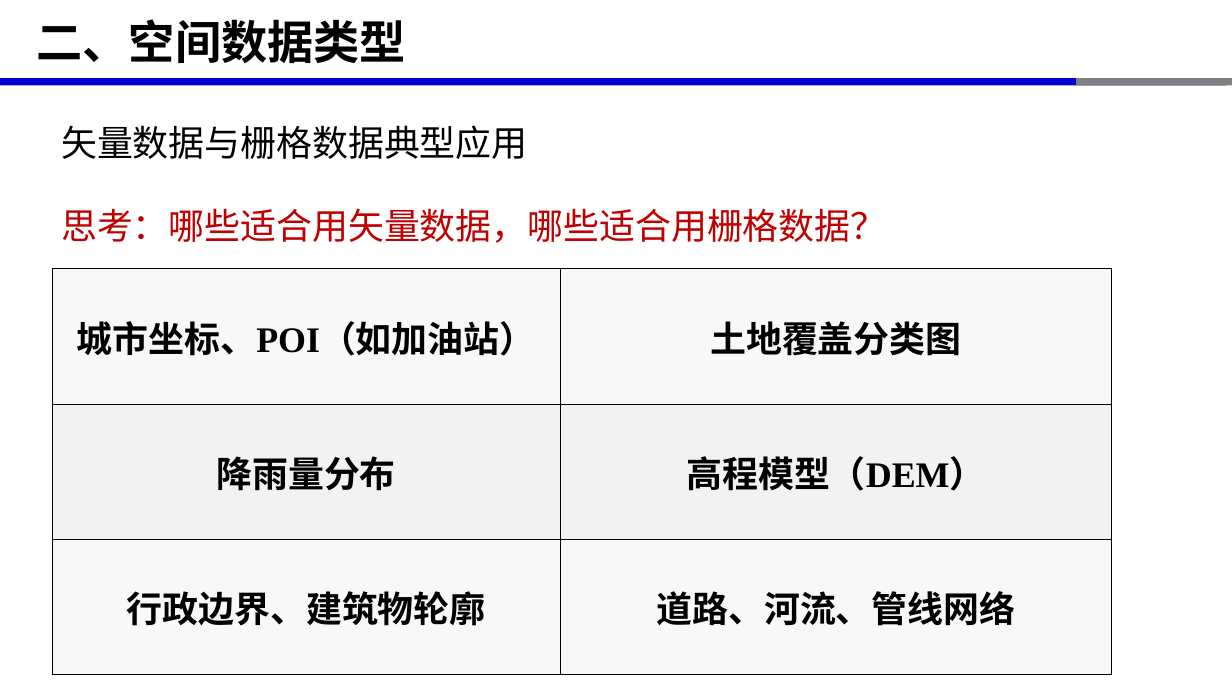
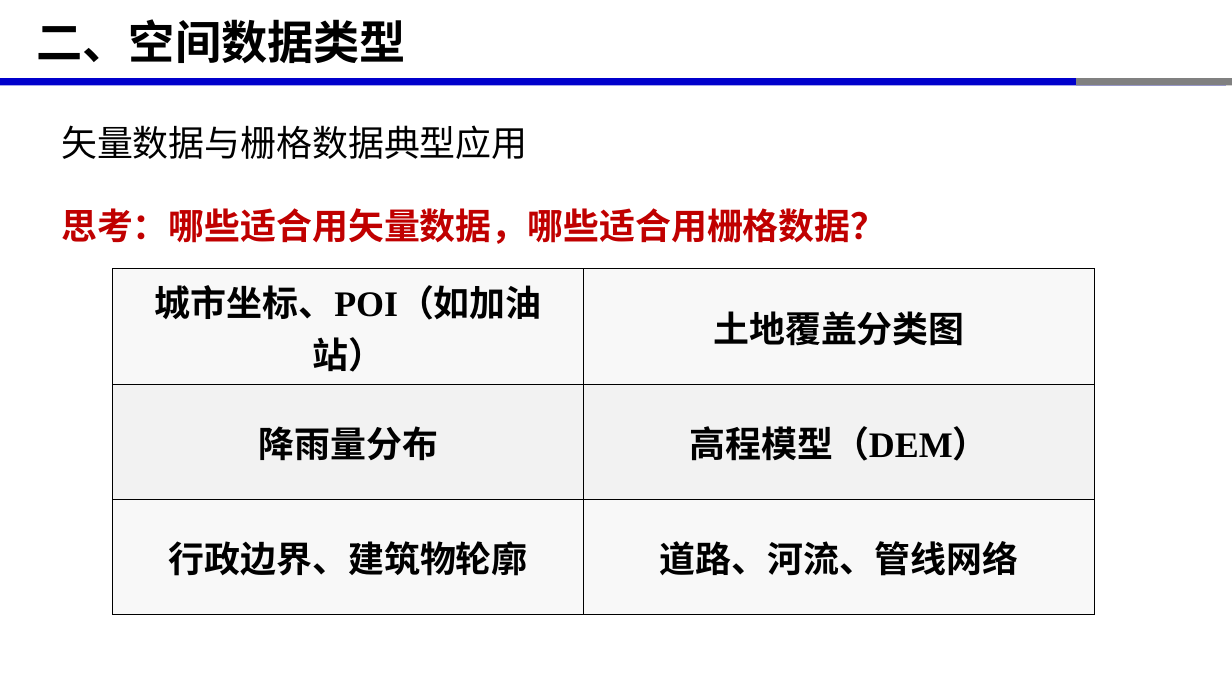
Before and after one commit to xinluo2018/spatial-data-processing, a slide deck: slide 26 of 第1章-空间数据简介/第1节-空间数据基本概念-2学时.pptx (slide 25 before the commit). Drawn at 1232x693 pixels with LibreOffice and Linux fonts; fonts in the diff are those of the drawing. Boxes give left, top, right and bottom in pixels: in the first picture for what was removed or moved away, otherwise in the second. Text is boxed around its words. In the diff, an @@ line names an element or a change of style, - is before the commit and + after.

```diff
--- a/第1章-空间数据简介/第1节-空间数据基本概念-2学时.pptx
+++ b/第1章-空间数据简介/第1节-空间数据基本概念-2学时.pptx
@@ text at (61, 208, 886, 244): bold on in "思考：哪些适合用矢量数据，哪些适合用栅格数据？" @@
@@ table: place and size @@
-table at (52, 269, 1112, 675)
+table at (113, 269, 1095, 615)
```
Also in this commit, not shown: 2 other slides changed, 1 slide added, 10 other files.
